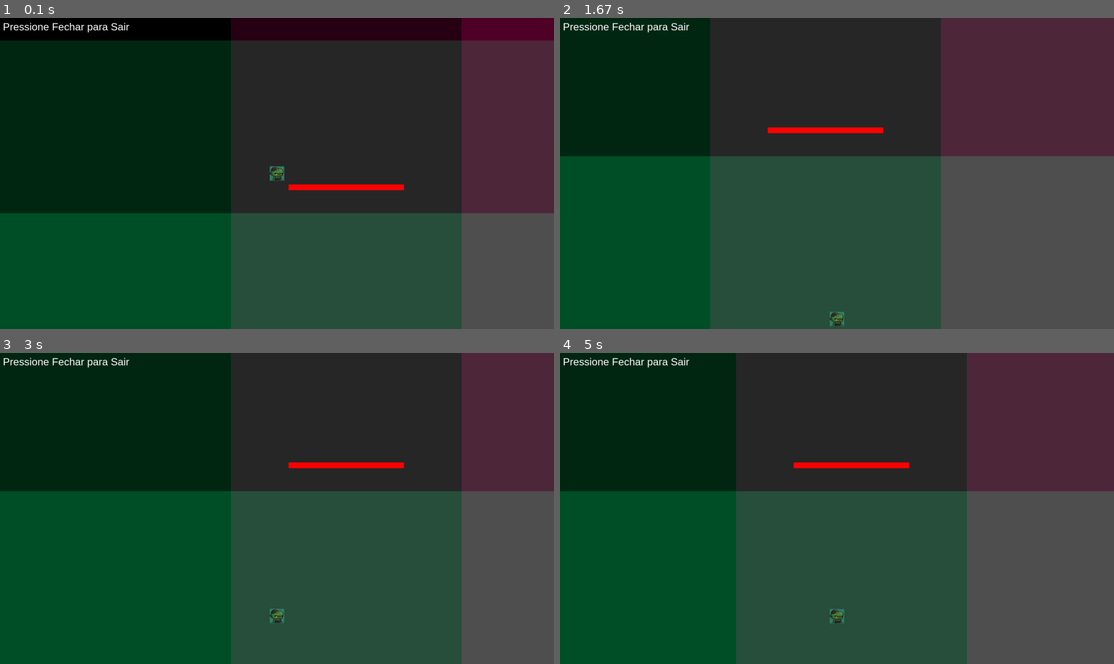
Above: before the commit, frames 1-4 (two rows, left to right).
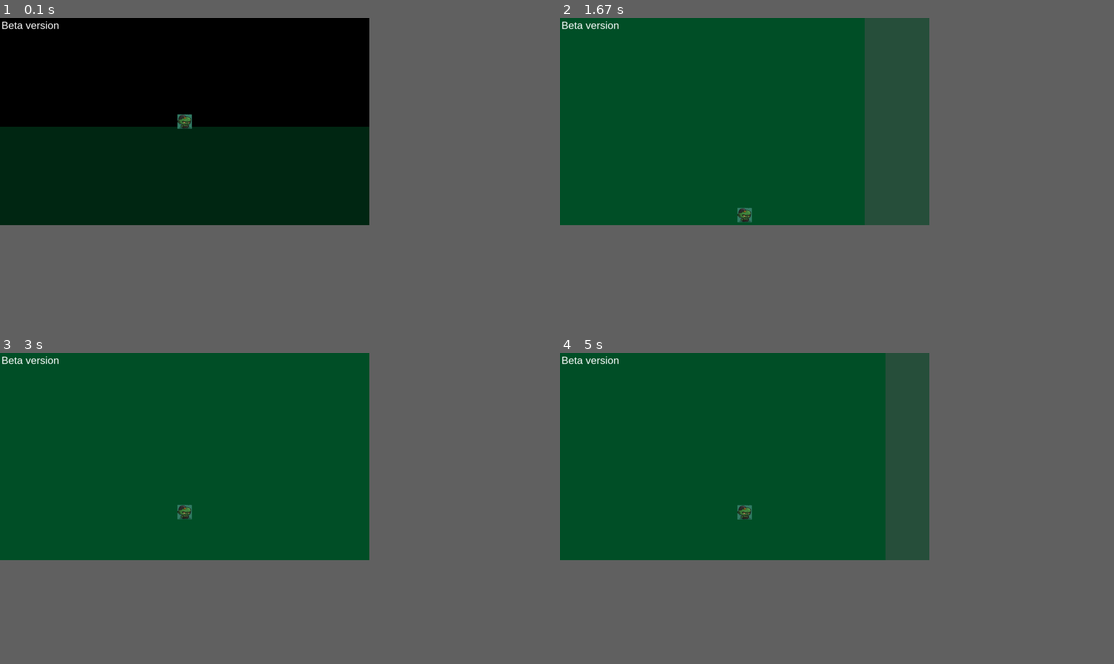
Above: after the commit, the same moments.

Repository: GabrielNunes12/PyGame
Game: pygame game, started from main.py
Same seed, same stepped clock (60 frames per second), same inputs: the game is played once before the commit and once after it.
Inputs:
- Up to frame 1 (0.1 s): no input
- Up to frame 2 (1.67 s): hold Right 0.33-0.8 s; hold Up 0.83-1.13 s; hold Right 1.17-1.63 s
- Up to frame 3 (3 s): hold Left 1.67-2.2 s; hold Left 2.23-2.63 s; hold Up from 2.67 s (still down)
- Up to frame 4 (5 s): release Up at 3.03 s; hold Right 3.07-3.7 s; hold Left 3.73-4.2 s; hold Right 4.23-4.7 s; hold Up from 4.73 s (still down)
In our replay, the window is 900x506 before the commit and 600x337 after it. These sizes can differ from the game's own. Grey fills any space a smaller window leaves; there, only what the larger window draws over its background counts as a difference.

The runs differ from the first frame. In frame 1, 71% of the frame differs, in the area x 0-100%, y 0-100%; in frame 2, 74%; in frame 3, 73%; in frame 4, 76%.

Commit message:
feat: add player friction

Diff:
--- a/Entities/Player.py
+++ b/Entities/Player.py
@@ -6,7 +6,8 @@
         self.rect = pygame.Rect(x, y, width, height)
         self.color = color
         self.velocity = pygame.math.Vector2(0, 0)
-        self.speed = 5
+        self.speed = 4
+        self.friction = 2
         self.jump_strength = 15
         self.on_ground = False
 
@@ -34,6 +35,16 @@
         self.velocity.y += gravity
 
     def update(self, physics):
+         # Apply friction
+        self.velocity.x += self.velocity.x * self.friction
+
+        # Clamp the horizontal velocity
+        if self.velocity.x > self.speed:
+            self.velocity.x = self.speed
+        elif self.velocity.x <= -self.speed:
+            self.velocity.x = -self.speed
+
+        # Apply movement
         self.rect.x += self.velocity.x
         physics.apply_gravity({'velocity_y': self.velocity.y, 'y': self.rect.y})
         self.rect.y += self.velocity.y
--- /dev/null
+++ b/Enums/__init__.py
@@ -0,0 +1 @@
+from .game_state import GameState
--- /dev/null
+++ b/Enums/game_state.py
@@ -0,0 +1,9 @@
+#Enum for the game state to be used in the game engine
+
+class GameState(Enum):
+    MAIN_MENU = 0
+    PLAYING = 1
+    GAME_OVER = 2
+    WIN = 3
+    PAUSE = 4
+    QUIT = 5
--- a/GameEngine/gameEngine.py
+++ b/GameEngine/gameEngine.py
@@ -8,8 +8,8 @@
 
 class GameEngine:
     def __init__(self):
-        self.screen_width = 1920
-        self.screen_height = 1080
+        self.screen_width = 1280
+        self.screen_height = 720
         self.screen = pygame.display.set_mode((self.screen_width, self.screen_height))
         pygame.display.set_caption("Meu Jogo PyGame")
         self.clock = pygame.time.Clock()
@@ -19,7 +19,7 @@
         self.ui = UI(self.screen)
 
         # Initialize world
-        section_size = (800, 600)  # Each section is the size of the screen
+        section_size = (1280, 720)  # Each section is the size of the screen
         world_width = 3  # 3 sections horizontally
         world_height = 3  # 3 sections vertically
         assets_path = 'assets'  # Path to assets
@@ -95,6 +95,6 @@
         self.player.draw(self.screen, self.camera.offset)
 
         # Draw UI
-        self.ui.draw_text("Pressione Fechar para Sair", 10, 10)
+        self.ui.draw_text("Beta version ", 5, 5)
 
         pygame.display.flip()
